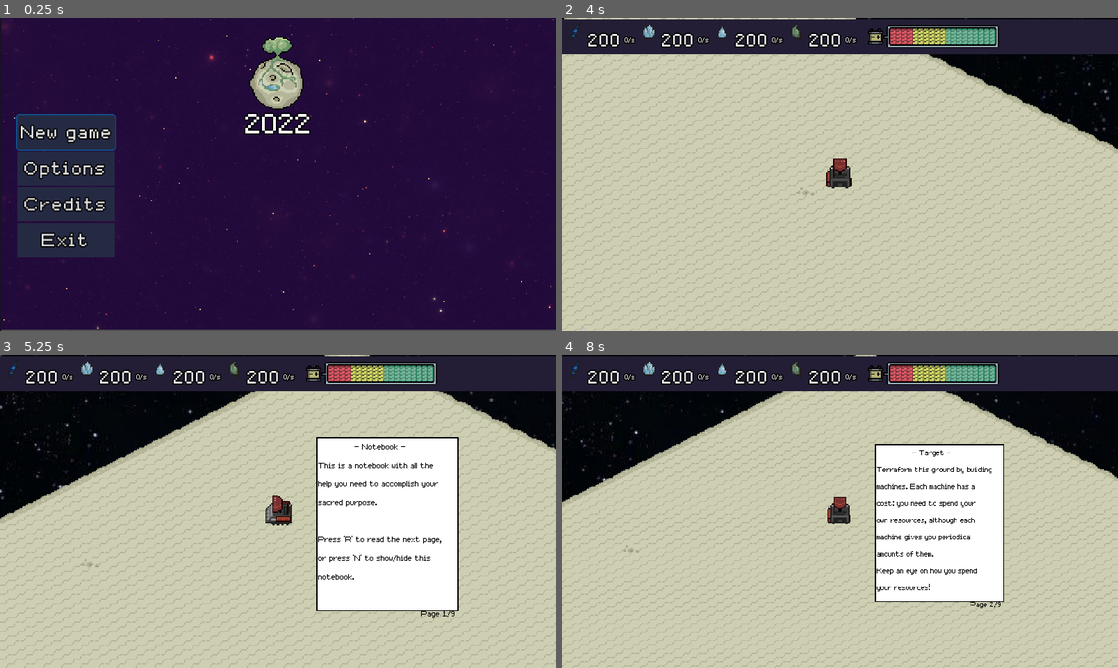
Above: before the commit, frames 1-4 (two rows, left to right).
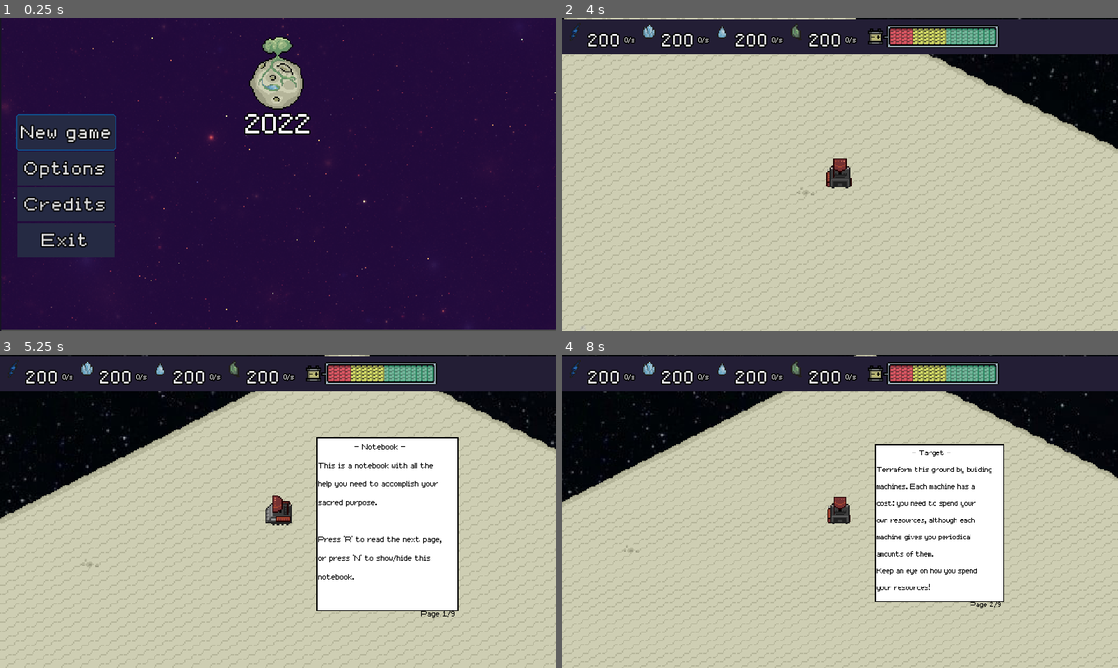
Above: after the commit, the same moments.

Repository: agustinoli/GodotWildJam48
Game: Godot game, scene res://MainMenu/MainMenu.tscn
The game is run twice, just before and just after one commit, with the same random seed, the same clock (stepped at 60 frames per second) and the same inputs. Sound files missing from this copy of the repository are replaced by a short silence.
Inputs (mouse positions are in pixels of both pictures, inside the frame that each line leads up to):
- Up to frame 1 (0.25 s): no input
- Up to frame 2 (4 s): click "New game" at 0.5 s; tap Enter at 1.25 s; move the mouse to (962, 158) at 1.27 s; hold D (Right) 1.28-2.03 s; tap 4 (BuildFoodMachine) at 1.35 s; tap P (Jump) at 1.52, 2.27, 3.77 s; click (962, 158) at 2 s; move the mouse to (728, 190) at 2.02 s; hold S (Down) 2.03-2.78 s; tap 2 (BuildMineralMachine) at 2.1 s; click (728, 190) at 2.75 s; move the mouse to (895, 105) at 2.77 s; hold D (Right) 2.78-3.53 s; tap 1 (BuildPowerMachine) at 2.85 s; move the mouse to (812, 237) at 3.52 s; hold W (Up) from 3.53 s (still down); tap 3 (BuildWaterMachine) at 3.6 s
- Up to frame 3 (5.25 s): move the mouse to (444, 558) at 4.27 s; release W (Up) at 4.28 s; hold A (Left) from 4.28 s (still down); tap E (FinishBuild) at 4.35 s; tap P (Jump) at 4.52 s; move the mouse to (111, 464) at 5.02 s; tap N (ShowNotebook) at 5.1 s
- Up to frame 4 (8 s): tap P (Jump) at 5.27, 6.77, 7.52 s; move the mouse to (867, 511) at 5.77 s; release A (Left) at 5.78 s; hold S (Down) 5.78-6.53 s; tap R (SwapNotebookPage) at 5.85 s; move the mouse to (756, 433) at 6.52 s; hold D (Right) 6.53-7.28 s; click (756, 433) at 6.6 s; move the mouse to (962, 495) at 7.27 s; hold W (Up) from 7.28 s (still down); tap Mouse wheel down (zoom_in) at 7.35 s

The runs differ from the first frame. In frame 1, 0.6% of the frame differs, in the area x 0-100%, y 0-100%; in frame 2, 0.2%; in frame 3, 0.4%; in frame 4, 0.3%.

Commit message:
por favor que no se vea gris atras

Diff:
--- a/Credits/Credits.tscn
+++ b/Credits/Credits.tscn
@@ -136,13 +136,12 @@
 script = SubResource( 1 )
 
 [node name="ViewportContainer" type="ViewportContainer" parent="."]
-margin_left = 1.0
-margin_right = 481.0
-margin_bottom = 275.0
+margin_right = 720.0
+margin_bottom = 340.0
 stretch = true
 
 [node name="Viewport" type="Viewport" parent="ViewportContainer"]
-size = Vector2( 480, 275 )
+size = Vector2( 720, 340 )
 handle_input_locally = false
 render_target_update_mode = 3
 gui_disable_input = true
--- a/Levels/TestScene.tscn
+++ b/Levels/TestScene.tscn
@@ -12,10 +12,10 @@
 Next_Scene = "res://MainMenu/MainMenu.tscn"
 
 [node name="Bg" type="TextureRect" parent="."]
-margin_left = -1656.0
-margin_top = -682.0
-margin_right = 1837.0
-margin_bottom = 1008.0
+margin_left = -3149.0
+margin_top = -1688.0
+margin_right = 3539.0
+margin_bottom = 2310.0
 texture = ExtResource( 3 )
 stretch_mode = 2
 
--- a/MainMenu/MainMenu.tscn
+++ b/MainMenu/MainMenu.tscn
@@ -142,13 +142,14 @@
 anchor_bottom = 1.0
 margin_left = 1.0
 margin_top = -1.0
-margin_right = -0.920013
+margin_right = 238.12
+margin_bottom = 69.0
 size_flags_horizontal = 3
 size_flags_vertical = 3
 stretch = true
 
 [node name="Viewport" type="Viewport" parent="BG/ViewportContainer"]
-size = Vector2( 480, 271 )
+size = Vector2( 720, 340 )
 handle_input_locally = false
 render_target_update_mode = 3
 gui_disable_input = true
